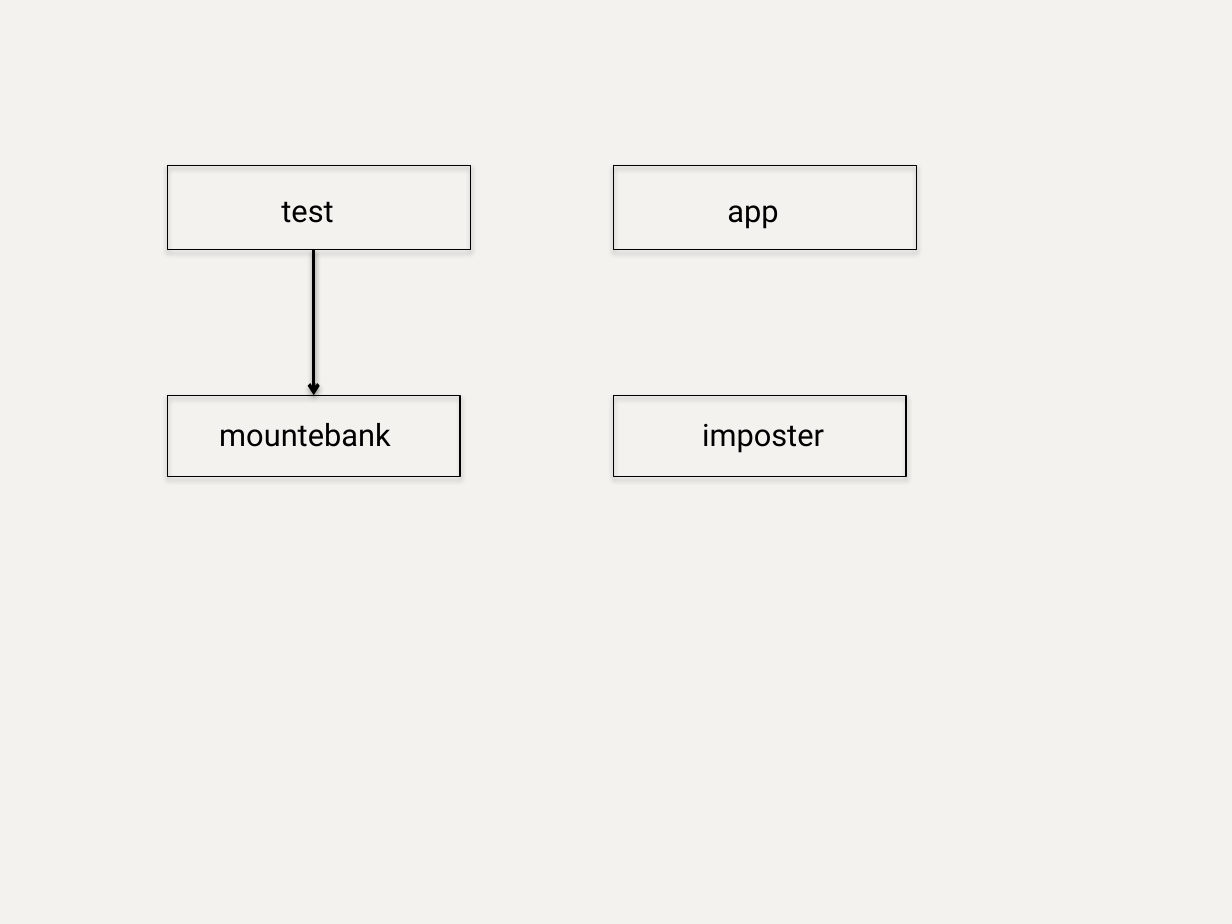
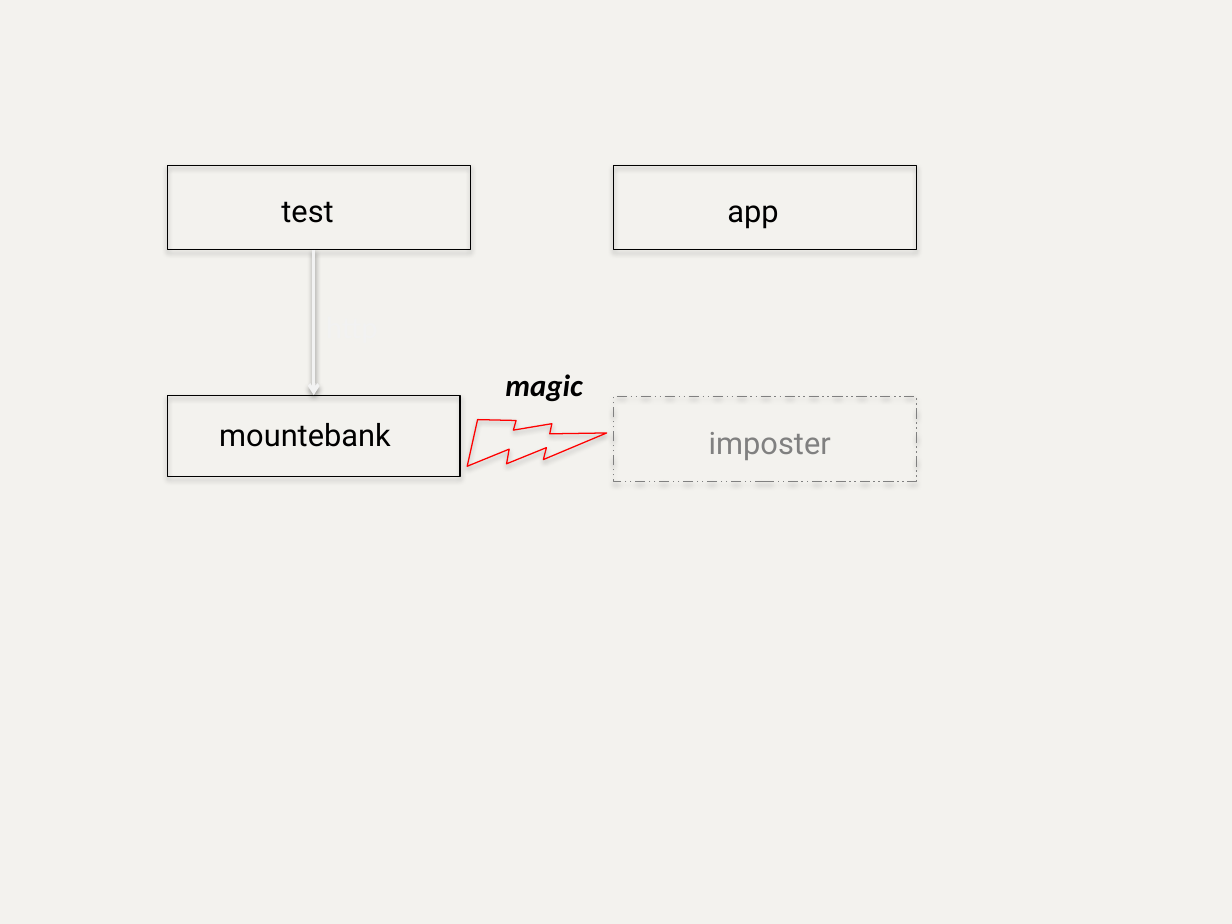
Before and after one commit to bbyars/mountebank, a slide deck: slide 12 of src/public/images/sources/sources.pptx (slide 9 before the commit). Drawn at 1232x924 pixels with LibreOffice and Linux fonts; fonts in the diff are those of the drawing. Boxes give left, top, right and bottom in pixels: in the first picture for what was removed or moved away, otherwise in the second. Text is boxed around its words. In the diff, an @@ line names an element or a change of style, - is before the commit and + after.

```diff
--- a/src/public/images/sources/sources.pptx
+++ b/src/public/images/sources/sources.pptx
@@ arrow (314, 250) - (314, 395): stroke #000000 2 pt to #F2F2F2 2 pt @@
@@ lightning bolt added at (451,366,606,521), outline #FF0000 0.75 pt @@
@@ text added at (505,374,582,401), 18 pt, text #000000, bold, italic @@
+magic
@@ rectangle: place and size @@
-rectangle at (614,395,907,477)
+rectangle at (614,397,917,482)
@@ rectangle at (614,397,917,482): outline #000000 0.75 pt to #808080 0.75 pt dashed @@
@@ text "imposter": place and size @@
-text "imposter" at (702,424,824,453)
+text "imposter" at (709,432,831,460)
@@ text "imposter" at (709,432,831,460): text colour #000000 to #808080 @@
```
Also in this commit, not shown: 9 other slides changed, 2 slides added.
